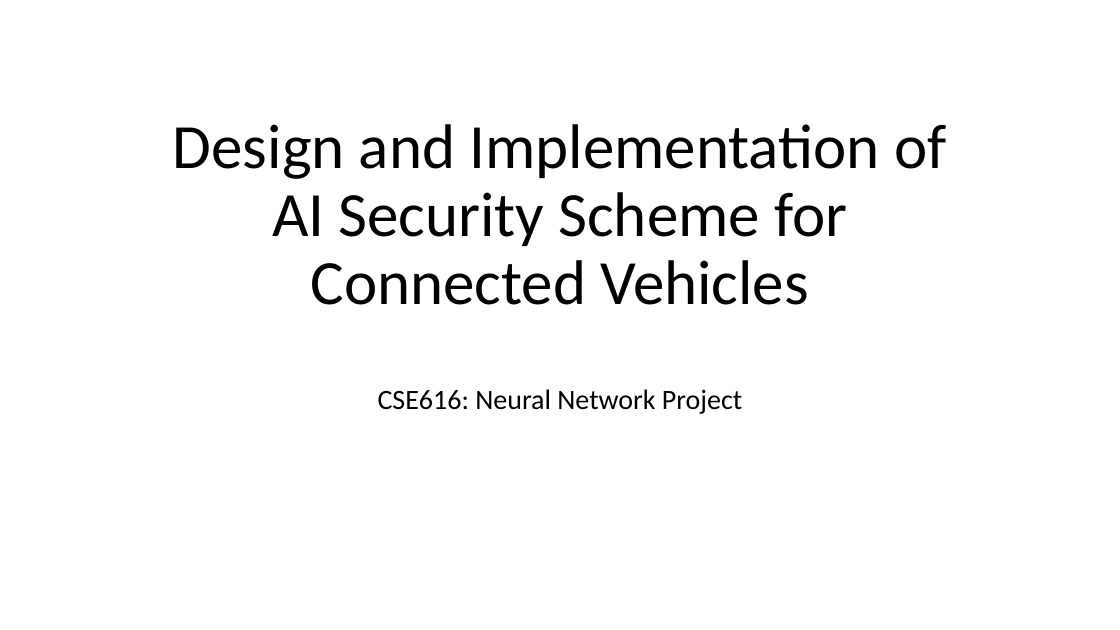
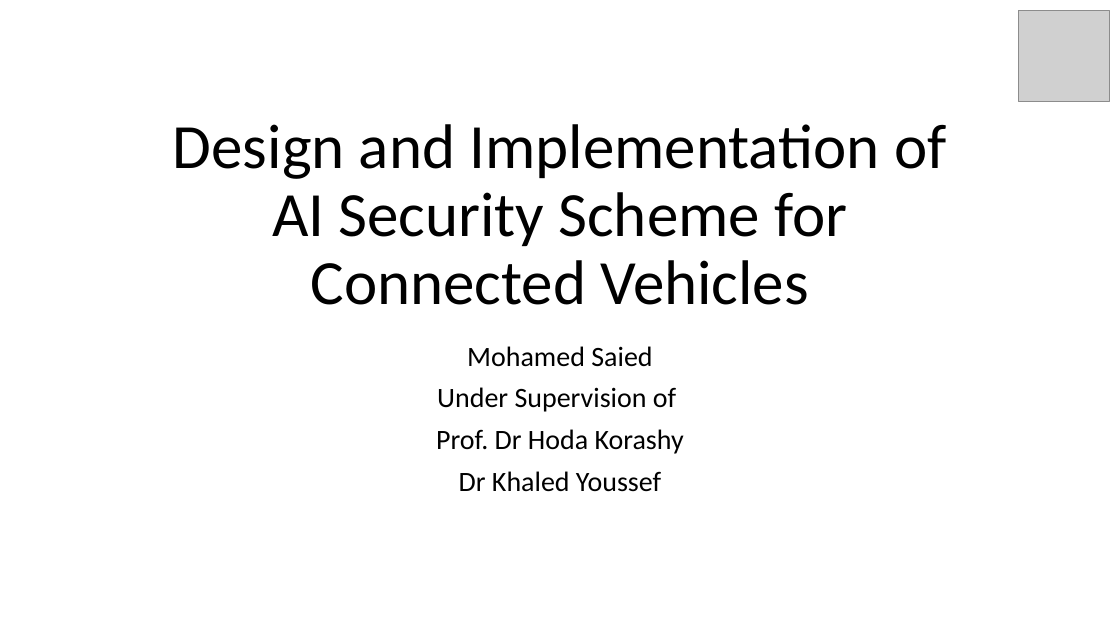
Before and after one commit to Mohamedsaied8/Connected_Vehicles, a slide deck: slide 1 of Connected Vehicles.pptx. Drawn at 1120x630 pixels with LibreOffice and Linux fonts; fonts in the diff are those of the drawing; grey boxes stand for pictures. Boxes give left, top, right and bottom in pixels: in the first picture for what was removed or moved away, otherwise in the second. Text is boxed around its words. In the diff, an @@ line names an element or a change of style, - is before the commit and + after.

```diff
--- a/Connected Vehicles.pptx
+++ b/Connected Vehicles.pptx
@@ picture added at (1018,10,1109,101) @@
@@ subtitle at (436,346,684,492): text changed @@
-CSE616: Neural Network Project
+Mohamed Saied
+Under Supervision of
+Prof. Dr Hoda Korashy
+Dr Khaled Youssef
```
Also in this commit, not shown: 6 other slides changed, 8 other files.
